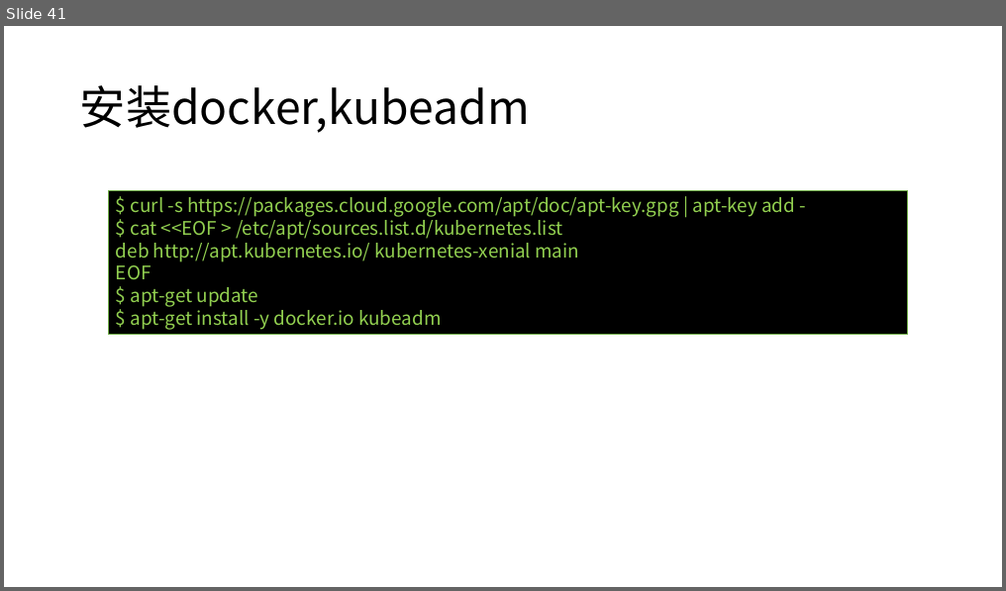
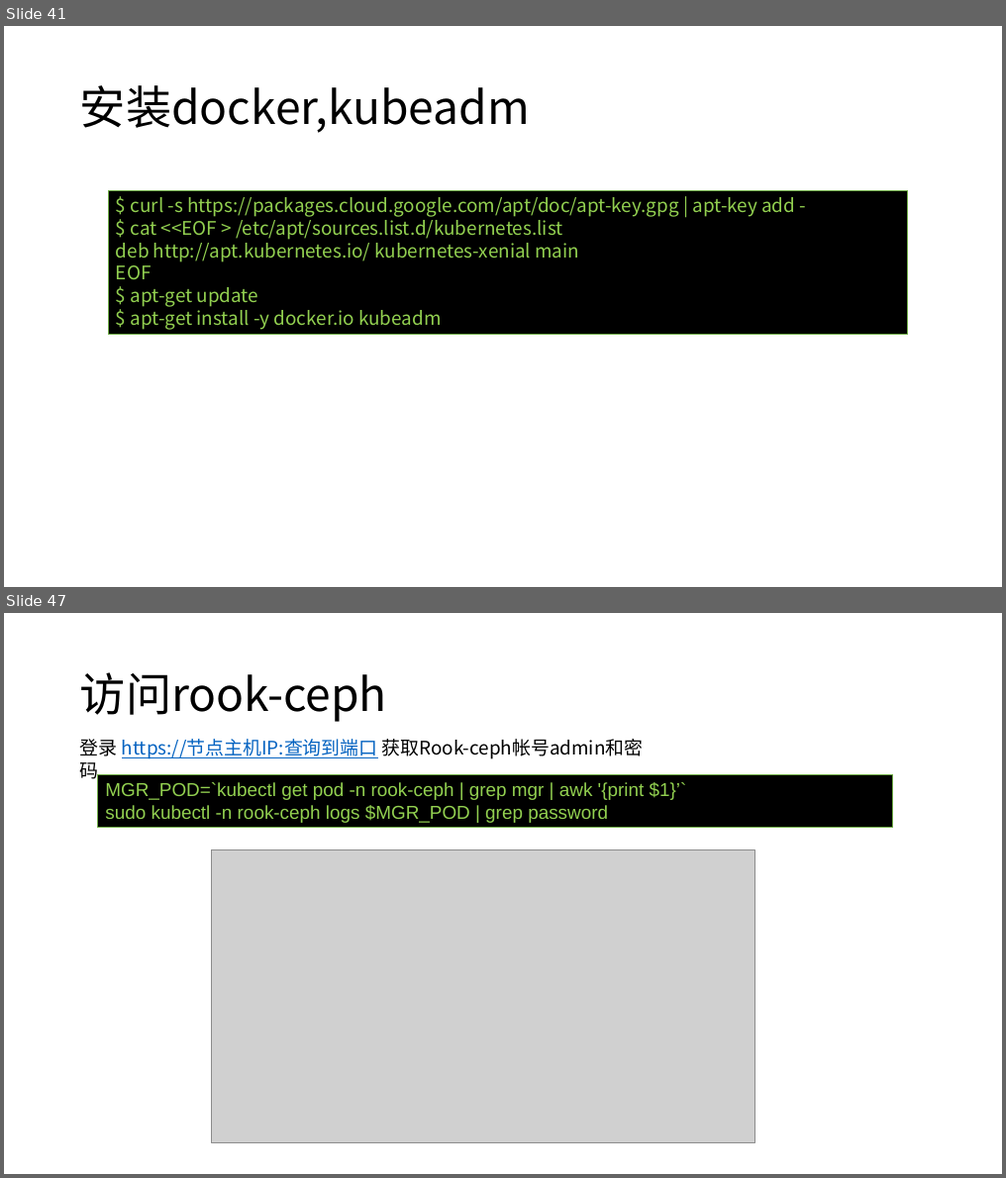
Before and after one commit to axzxs2001/Asp.NetCoreExperiment, a slide deck: Asp.NetCoreExperiment/kubernetes/kubernetes.pptx. Shown one above the other, each under a label of ours: slide 41 before the commit, slides 41 and 47 after it; the slides between them are not shown. The pictures are 1006x591 and 1006x1178 pixels, drawn with LibreOffice and Linux fonts; fonts in the diff are those of the drawing; grey boxes stand for pictures; background and template pictures are left out. Boxes give left, top, right and bottom in pixels: in the first picture for what was removed or moved away, otherwise in the second. Text is boxed around its words. In the diff, an @@ line names an element or a change of style, - is before the commit and + after.

```diff
--- a/Asp.NetCoreExperiment/kubernetes/kubernetes.pptx
+++ b/Asp.NetCoreExperiment/kubernetes/kubernetes.pptx
@@ slide 47 added at <box>4,613,1002,1174</box>, background #FFFFFF @@
@@ title added at <box>80,672,387,722</box>, 44 pt, text #000000 @@
+访问rook-ceph
@@ text added at <box>80,739,644,760</box>, 18 pt, text #000000 @@
+登录 https://节点主机IP:查询到端口 获取Rook-ceph帐号admin和密码
@@ rectangle added at <box>98,774,893,828</box>, fill #000000, outline #70AD47 1 pt, 18 pt, text #92D050 @@
+MGR_POD=`kubectl get pod -n rook-ceph | grep mgr | awk '{print $1}’`
+sudo kubectl -n rook-ceph logs $MGR_POD | grep password
@@ picture added at <box>211,851,754,1143</box> @@
```
Also in this commit, not shown: 11 slides changed, 2 other slides added, 1 slide removed, 1 other file.
